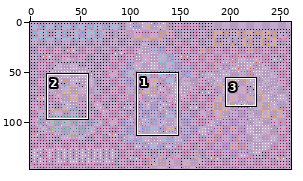
One commit to this sprite sheet: overlays/pcb.png. The picture above shows the old version from afar; the outline marks the close-up.
Close-up. Earlier state:
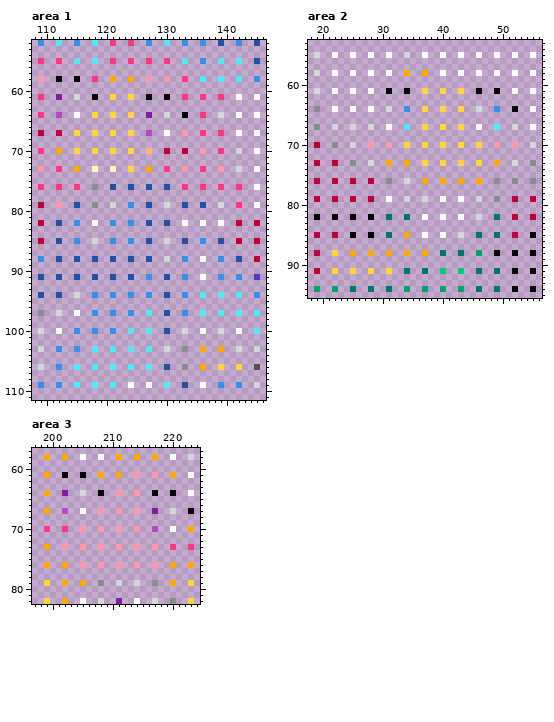
The file is 261x147 pixels. Shown: area 1: x 108..146, y 52..111; area 2: x 18..56, y 53..95; area 3: x 197..224, y 57..82. The commit also changed other parts of the picture, which this record leaves out.
Now the later version:
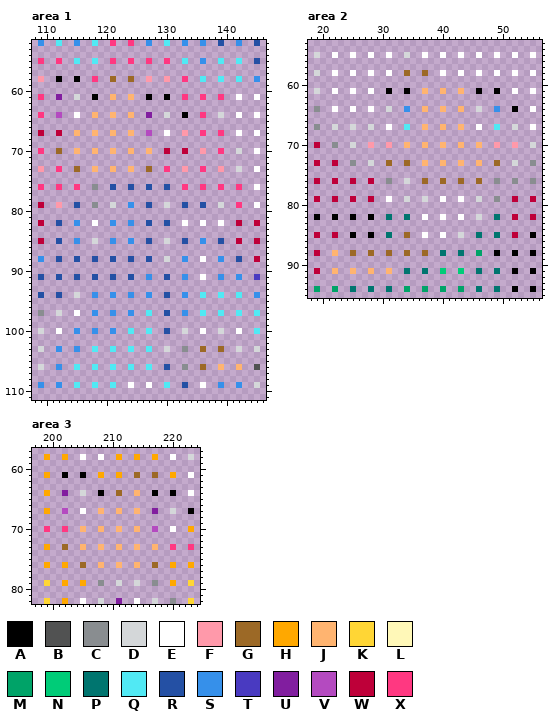
Palette (. is transparent): A #000000  B #515252  C #898d90  D #d4d7d9  E #ffffff  F #ff99aa  G #9c6926  H #ffa800  J #ffb470  K #ffd635  L #fff8b8  M #00a368  N #00cc78  P #00756f  Q #51e9f4  R #2450a4  S #3690ea  T #493ac1  U #811e9f  V #b44ac0  W #be0039  X #ff3881
From old to new:
Area 1:
y 58: x 121 H -> G; x 124 H -> G
y 61: x 121 K -> J; x 124 K -> J
y 64: x 118 K -> J; x 121 K -> J; x 124 K -> J
y 67: x 115 K -> J; x 118 K -> J; x 121 K -> J; x 124 K -> J
y 70: x 112 H -> G; x 115 K -> J; x 118 K -> J; x 121 K -> J; x 124 K -> J
y 73: x 115 H -> G; x 118 L -> J; x 121 L -> J; x 124 K -> J; x 127 H -> G
y 103: x 136 H -> G; x 139 H -> G
y 106: x 136 H -> G; x 139 K -> J; x 142 K -> J
Area 2:
y 58: x 34 H -> G; x 37 H -> G
y 61: x 37 K -> J; x 40 K -> J; x 43 K -> J
y 64: x 37 K -> J; x 40 K -> J; x 43 K -> J
y 67: x 37 K -> J; x 40 K -> J; x 43 K -> J
y 70: x 34 K -> J; x 37 K -> J; x 40 K -> J; x 43 K -> J; x 46 K -> J
y 73: x 31 H -> G; x 34 H -> G; x 37 K -> J; x 40 K -> J; x 43 K -> J; x 46 K -> J; x 49 H -> G
y 76: x 37 H -> G; x 40 H -> G; x 43 H -> G; x 46 H -> G
y 85: x 34 H -> G
y 88: x 22 K -> J; x 25 H -> G; x 28 H -> G; x 31 H -> G; x 34 H -> G; x 37 H -> G
y 91: x 22 K -> J; x 25 K -> J; x 28 K -> J; x 31 K -> J
Area 3:
y 61: x 214 F -> G; x 217 F -> G
y 64: x 211 F -> G; x 214 F -> J
y 67: x 208 F -> J; x 211 F -> J; x 214 F -> J
y 70: x 205 F -> J; x 208 F -> J; x 211 F -> J; x 214 F -> J
y 73: x 202 F -> G; x 205 F -> J; x 208 F -> J; x 211 F -> J; x 214 F -> J; x 217 F -> J
y 76: x 205 F -> G; x 208 F -> J; x 211 F -> J; x 214 F -> J; x 217 F -> G
Changed places in both close-ups, as pixel boxes (x1, y1, x2, y2):
changed: (56, 76, 152, 172)
changed: (200, 346, 242, 370)
changed: (386, 70, 500, 184)
changed: (332, 232, 428, 274)
changed: (62, 472, 158, 568)
